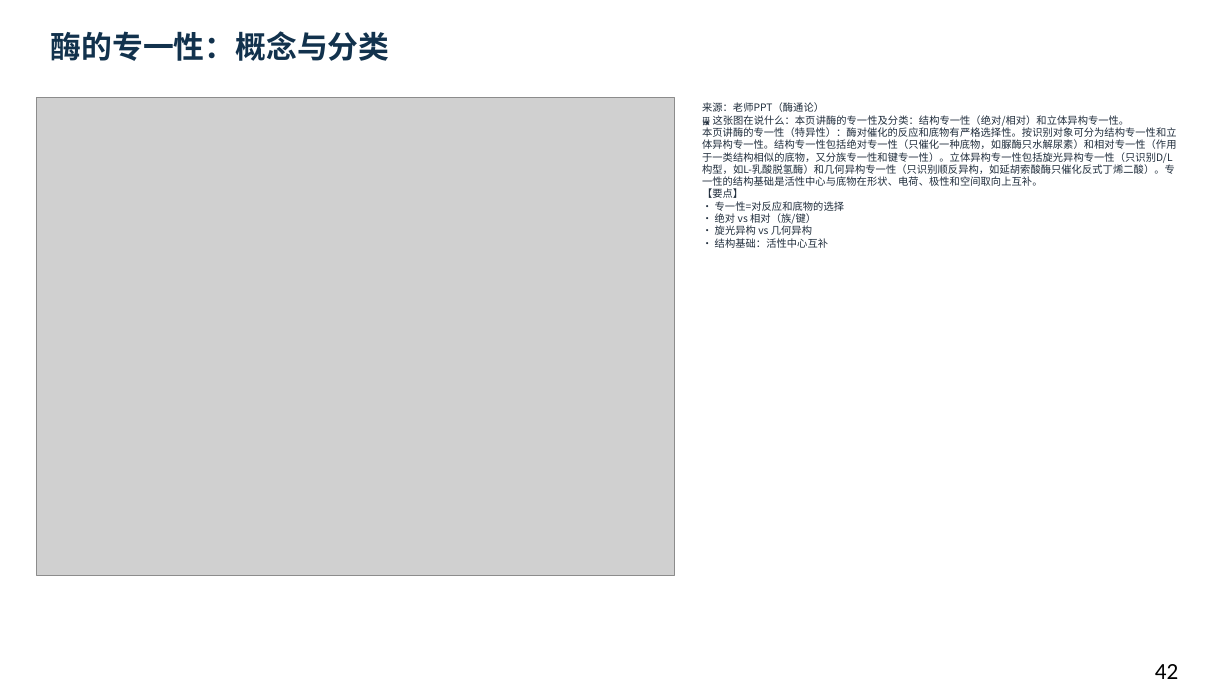
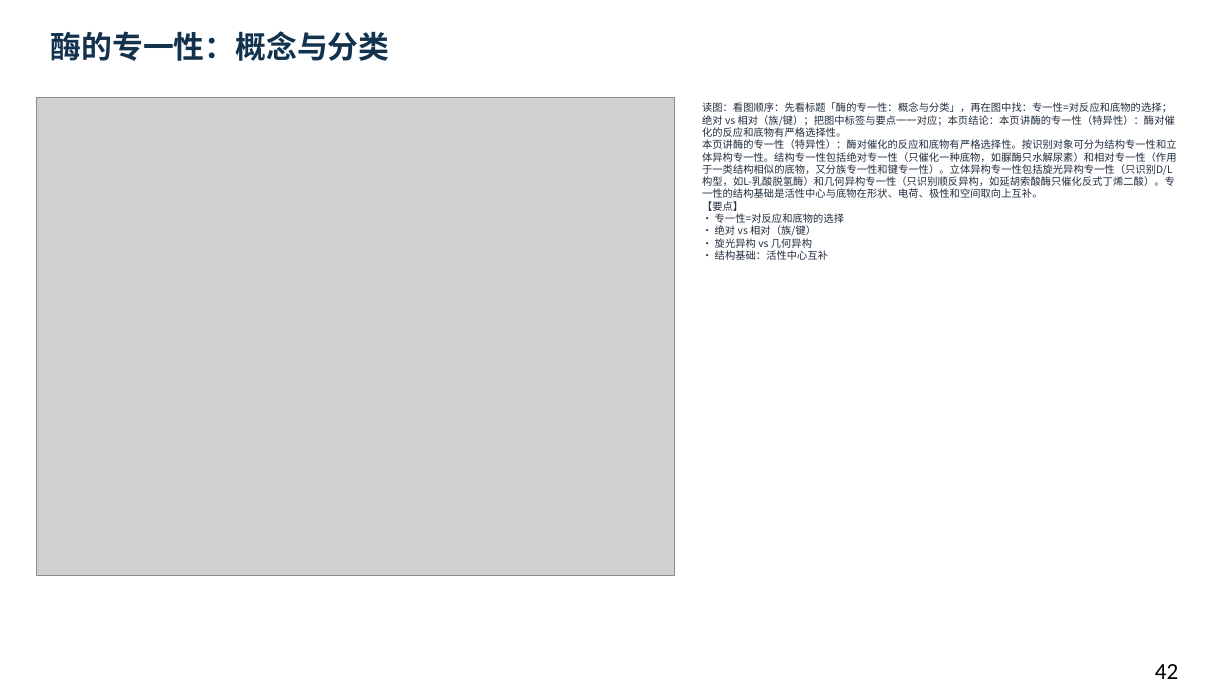
Before and after one commit to newkan-li/Biochemistry, a slide deck: slide 42 of downloads/bc06-ai-style.pptx. Drawn at 1232x693 pixels with LibreOffice and Linux fonts; fonts in the diff are those of the drawing; grey boxes stand for pictures. Boxes give left, top, right and bottom in pixels: in the first picture for what was removed or moved away, otherwise in the second. Text is boxed around its words. In the diff, an @@ line names an element or a change of style, - is before the commit and + after.

```diff
--- a/downloads/bc06-ai-style.pptx
+++ b/downloads/bc06-ai-style.pptx
@@ text at [702,102,1177,260]: text changed @@
-来源：老师PPT（酶通论）
-🖼 这张图在说什么：本页讲酶的专一性及分类：结构专一性（绝对/相对）和立体异构专一性。
-本页讲酶的专一性（特异性）：酶对催化的反应和底物有严格选择性。按识别对象可分为结构专一性和立体异构专一性。结构专一性包括绝对专一性（只催化一种底物，如脲酶只水解尿素）和相对专一性（作用于一类结构相似的底物，又分族专一性和键专一性）。立体异构专一性包括旋光异构专一性（只识别D/L构型，如L-乳酸脱氢酶）和几何异构专一性（只识别顺反异构，如延胡索酸酶只催化反式丁烯二酸）。专一性的结构基础是活性中心与底物在形状、电荷、极性和空间取向上互补。
-【要点】
-• 专一性=对反应和底物的选择
-• 绝对 vs 相对（族/键）
-• 旋光异构 vs 几何异构
-• 结构基础：活性中心互补
+读图：看图顺序：先看标题「酶的专一性：概念与分类」，再在图中找：专一性=对反应和底物的选择；绝对 vs 相对（族/键）；把图中标签与要点一一对应；本页结论：本页讲酶的专一性（特异性）：酶对催化的反应和底物有严格选择性。
+本页讲酶的专一性（特异性）：酶对催化的反应和底物有严格选择性。按识别对象可分为结构专一性和立体异构专一性。结构专一性包括绝对专一性（只催化一种底物，如脲酶只水解尿素）和相对专一性（作用于一类结构相似的底物，又分族专一性和键专一性）。立体异构专一性包括旋光异构专一性（只识别D/L构型，如L-乳酸脱氢酶）和几何异构专一性（只识别顺反异构，如延胡索酸酶只催化反式丁烯二酸）。专一性的结构基础是活性中心与底物在形状、电荷、极性和空间取向上互补。
+【要点】
+• 专一性=对反应和底物的选择
+• 绝对 vs 相对（族/键）
+• 旋光异构 vs 几何异构
+• 结构基础：活性中心互补
```
Also in this commit, not shown: 151 other slides changed, 5 other files.
